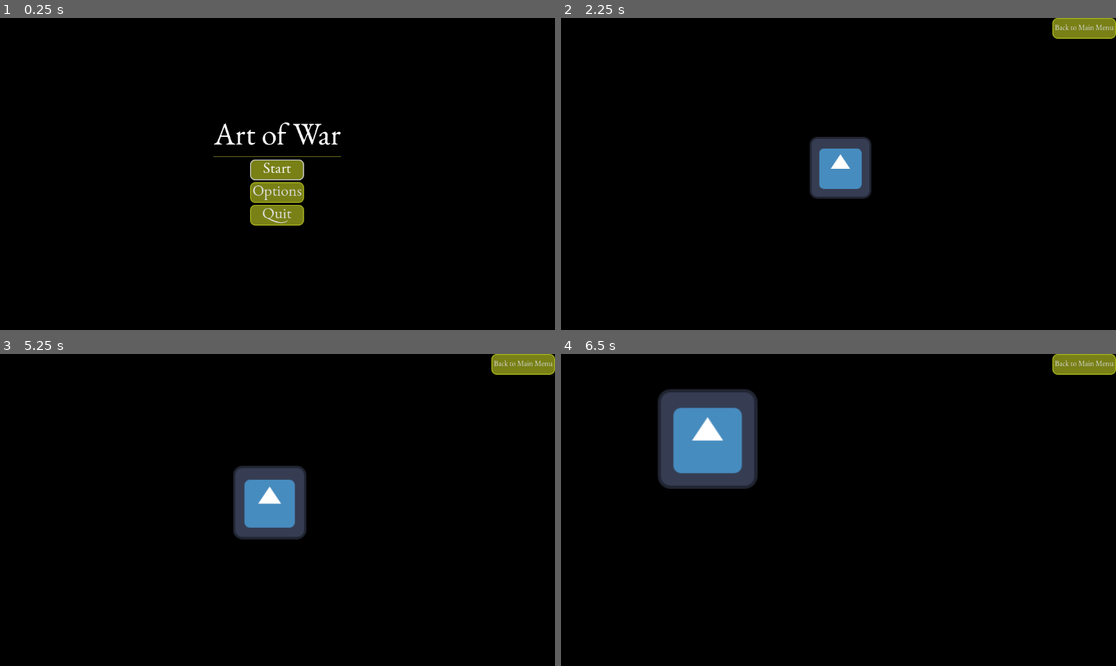
Above: before the commit, frames 1-4 (two rows, left to right).
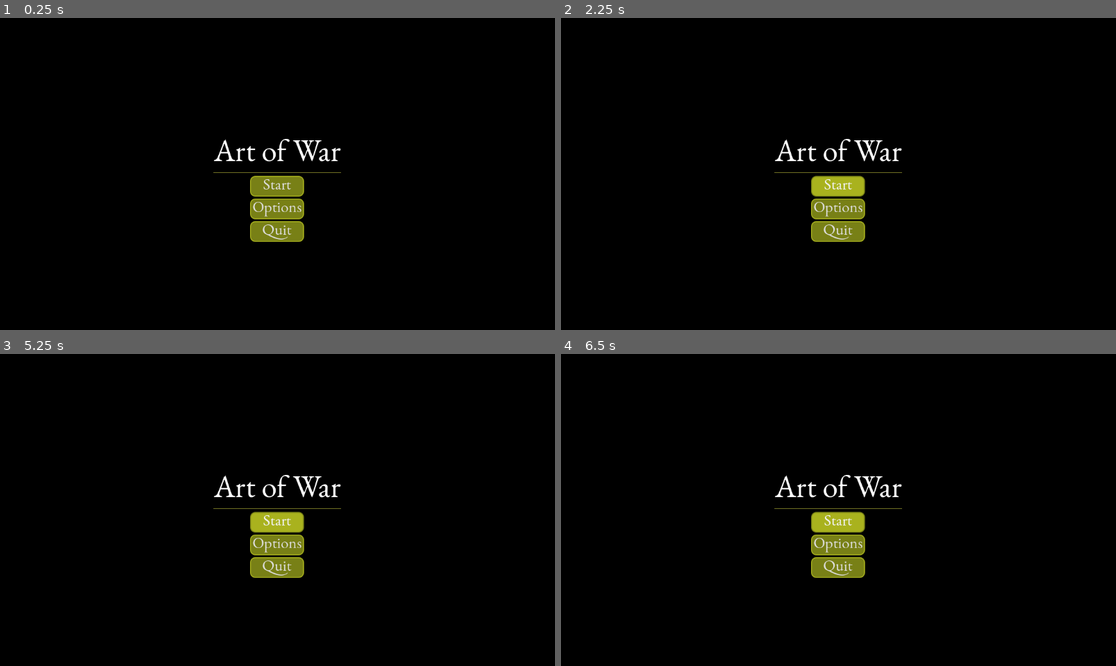
Above: after the commit, the same moments.

Repository: Angel-Entertainment/Art-of-War
Game: Godot game, scene res://scenes/start_menu/start_menu.tscn
Two runs of this game, one before a commit and one after it. Both use one fixed random seed, a clock stepped at 60 frames per second and the inputs below. Before the commit the project starts from res://scenes/start_menu.tscn. The engine's default icon, where the game draws it, is replaced by a stand-in: a white triangle on a blue panel in a dark square.
Inputs (mouse positions are in pixels of both pictures, inside the frame that each line leads up to):
- Up to frame 1 (0.25 s): no input
- Up to frame 2 (2.25 s): click "Options" at 0.5 s; click (838, 42) at 1.25 s, where only the run before the commit has a clickable "Back"; click "Start" at 2 s
- Up to frame 3 (5.25 s): click (277, 522) at 2.75 s, where only the run after the commit has a clickable "Start"; click (521, 363) at 3.5 s, where only the run before the commit has a clickable "Back to Main Menu"; click "Start" at 4.25 s; tap Enter at 5 s; hold D (Right) from 5.03 s (still down); hold E (In) from 5.03 s (still down)
- Up to frame 4 (6.5 s): release D (Right) at 5.78 s; release E (In) at 5.78 s; hold S (Down) from 5.78 s (still down); tap Q (Out) at 5.85 s

The runs differ from the first frame. In frame 1, 2.8% of the frame differs, in the area x 38-62%, y 33-72%; in frame 2, 4.5%; in frame 3, 5.2%; in frame 4, 8.8%, in the area x 17-100%, y 0-72%.

Commit message:
2026-11-06

Diff:
--- a/project.godot
+++ b/project.godot
@@ -15,8 +15,8 @@
 [application]
 
 config/name="Art of War"
-run/main_scene="res://scenes/start_menu.tscn"
-config/features=PackedStringArray("4.6", "Forward Plus")
+run/main_scene="uid://cp180ay3qxfle"
+config/features=PackedStringArray("4.7", "Forward Plus")
 config/icon="res://icon.svg"
 
 [input]
@@ -51,7 +51,3 @@
 "events": [Object(InputEventKey,"resource_local_to_scene":false,"resource_name":"","device":-1,"window_id":0,"alt_press …(192 unchanged characters)…
 ]
 }
-
-[rendering]
-
-environment/defaults/default_clear_color=Color(0, 0, 0, 1)
--- a/scenes/player.tscn
+++ b/scenes/player.tscn
@@ -1,7 +1,7 @@
-[gd_scene load_steps=3 format=3 uid="uid://ccxylv0l6n8og"]
+[gd_scene format=3 uid="uid://ccxylv0l6n8og"]
 
 [ext_resource type="Script" uid="uid://y0fn332yapg7" path="res://scenes/player.gd" id="1_3vyb7"]
-[ext_resource type="Theme" uid="uid://o051ccrleq6l" path="res://assets/ui_theme.tres" id="2_g2els"]
+[ext_resource type="Theme" uid="uid://o051ccrleq6l" path="res://assets/theme.tres" id="2_g2els"]
 
 [node name="Player" type="Node2D"]
 script = ExtResource("1_3vyb7")
--- /dev/null
+++ b/scenes/start_menu/start_menu.tscn
@@ -0,0 +1,61 @@
+[gd_scene format=3 uid="uid://cp180ay3qxfle"]
+
+[ext_resource type="Theme" uid="uid://o051ccrleq6l" path="res://assets/theme.tres" id="1_ces3l"]
+
+[node name="StartMenu" type="Control" unique_id=1825084420]
+layout_mode = 3
+anchors_preset = 15
+anchor_right = 1.0
+anchor_bottom = 1.0
+grow_horizontal = 2
+grow_vertical = 2
+theme = ExtResource("1_ces3l")
+
+[node name="ColorRect" type="ColorRect" parent="." unique_id=1675812126]
+layout_mode = 1
+anchors_preset = 15
+anchor_right = 1.0
+anchor_bottom = 1.0
+grow_horizontal = 2
+grow_vertical = 2
+color = Color(0, 0, 0, 1)
+
+[node name="CenterContainer" type="CenterContainer" parent="." unique_id=58506523]
+layout_mode = 1
+anchors_preset = 15
+anchor_right = 1.0
+anchor_bottom = 1.0
+grow_horizontal = 2
+grow_vertical = 2
+
+[node name="VBoxContainer" type="VBoxContainer" parent="CenterContainer" unique_id=1582606499]
+layout_mode = 2
+
+[node name="Label" type="Label" parent="CenterContainer/VBoxContainer" unique_id=1487376534]
+layout_mode = 2
+theme_override_font_sizes/font_size = 64
+text = "
+Art of War"
+horizontal_alignment = 1
+
+[node name="HSeparator" type="HSeparator" parent="CenterContainer/VBoxContainer" unique_id=984368797]
+layout_mode = 2
+
+[node name="VBoxContainer" type="VBoxContainer" parent="CenterContainer/VBoxContainer" unique_id=1943589343]
+layout_mode = 2
+size_flags_horizontal = 4
+
+[node name="Button" type="Button" parent="CenterContainer/VBoxContainer/VBoxContainer" unique_id=1276466518]
+layout_mode = 2
+theme_override_font_sizes/font_size = 32
+text = "Start"
+
+[node name="Button2" type="Button" parent="CenterContainer/VBoxContainer/VBoxContainer" unique_id=1149192677]
+layout_mode = 2
+theme_override_font_sizes/font_size = 32
+text = "Options"
+
+[node name="Button3" type="Button" parent="CenterContainer/VBoxContainer/VBoxContainer" unique_id=12301046]
+layout_mode = 2
+theme_override_font_sizes/font_size = 32
+text = "Quit"
--- a/scenes/start_menu.tscn
+++ b/scenes/start_menu_old.tscn
@@ -1,12 +1,12 @@
-[gd_scene load_steps=6 format=3 uid="uid://b4j5021o6226g"]
+[gd_scene format=3 uid="uid://b4j5021o6226g"]
 
 [ext_resource type="Theme" uid="uid://bqdlrva7m61as" path="res://assets/start_menu_theme.tres" id="1_mqxaq"]
-[ext_resource type="Script" uid="uid://c07c8wr0dums" path="res://scenes/start_menu.gd" id="2_ueh08"]
+[ext_resource type="Script" uid="uid://c07c8wr0dums" path="res://scenes/start_menu_old.gd" id="2_ueh08"]
 [ext_resource type="AudioStream" uid="uid://1ygg55rx116e" path="res://assets/snap.ogg" id="3_h61rw"]
 [ext_resource type="Script" uid="uid://dj0mt5osr1fa5" path="res://scenes/snap_audio_stream_player.gd" id="4_fcv5n"]
 [ext_resource type="Script" uid="uid://q3d4co58j5bm" path="res://scenes/start_button.gd" id="5_fcv5n"]
 
-[node name="StartMenu" type="CenterContainer"]
+[node name="CentreBox" type="CenterContainer" unique_id=1524817663]
 anchors_preset = 15
 anchor_right = 1.0
 anchor_bottom = 1.0
@@ -16,32 +16,32 @@
 script = ExtResource("2_ueh08")
 metadata/_edit_lock_ = true
 
-[node name="SnapAudioStreamPlayer" type="AudioStreamPlayer" parent="."]
+[node name="SnapAudioStreamPlayer" type="AudioStreamPlayer" parent="." unique_id=878117572]
 stream = ExtResource("3_h61rw")
 script = ExtResource("4_fcv5n")
 
-[node name="VBoxContainer" type="VBoxContainer" parent="."]
+[node name="VBoxContainer" type="VBoxContainer" parent="." unique_id=1177406728]
 layout_mode = 2
 
-[node name="GameNameLabel" type="Label" parent="VBoxContainer"]
+[node name="GameNameLabel" type="Label" parent="VBoxContainer" unique_id=1746692734]
 layout_mode = 2
 text = "Art of War"
 
-[node name="HSeparator" type="HSeparator" parent="VBoxContainer"]
+[node name="HSeparator" type="HSeparator" parent="VBoxContainer" unique_id=1631459766]
 layout_mode = 2
 
-[node name="VBoxContainer" type="VBoxContainer" parent="VBoxContainer"]
+[node name="VBoxContainer" type="VBoxContainer" parent="VBoxContainer" unique_id=782714925]
 layout_mode = 2
 size_flags_horizontal = 4
 
-[node name="StartButton" type="Button" parent="VBoxContainer/VBoxContainer"]
+[node name="StartButton" type="Button" parent="VBoxContainer/VBoxContainer" unique_id=719058762]
 layout_mode = 2
 focus_neighbor_bottom = NodePath("../OptionsButton")
 focus_next = NodePath("../OptionsButton")
 text = "Start"
 script = ExtResource("5_fcv5n")
 
-[node name="OptionsButton" type="Button" parent="VBoxContainer/VBoxContainer"]
+[node name="OptionsButton" type="Button" parent="VBoxContainer/VBoxContainer" unique_id=69332803]
 layout_mode = 2
 focus_neighbor_top = NodePath("../StartButton")
 focus_neighbor_bottom = NodePath("../QuitButton")
@@ -49,7 +49,7 @@
 focus_previous = NodePath("../StartButton")
 text = "Options"
 
-[node name="QuitButton" type="Button" parent="VBoxContainer/VBoxContainer"]
+[node name="QuitButton" type="Button" parent="VBoxContainer/VBoxContainer" unique_id=1680177098]
 layout_mode = 2
 focus_neighbor_top = NodePath("../OptionsButton")
 focus_previous = NodePath("../OptionsButton")
Not shown, changed: assets/EBGaramond-0.016/otf/EBGaramond-Initials.otf.import
Not shown, changed: assets/EBGaramond-0.016/otf/EBGaramond-InitialsF1.otf.import
Not shown, changed: assets/EBGaramond-0.016/otf/EBGaramond-InitialsF2.otf.import
Not shown, changed: assets/EBGaramond-0.016/otf/EBGaramond08-Italic.otf.import
Not shown, changed: assets/EBGaramond-0.016/otf/EBGaramond08-Regular.otf.import
Not shown, changed: assets/EBGaramond-0.016/otf/EBGaramond12-AllSC.otf.import
Not shown, changed: assets/EBGaramond-0.016/otf/EBGaramond12-Italic.otf.import
Not shown, changed: assets/EBGaramond-0.016/otf/EBGaramond12-Regular.otf.import
Not shown, changed: assets/EBGaramond-0.016/otf/EBGaramondSC08-Regular.otf.import
Not shown, changed: assets/EBGaramond-0.016/otf/EBGaramondSC12-Regular.otf.import
Not shown, changed: assets/EBGaramond-0.016/ttf/EBGaramond-Initials.ttf.import
Not shown, changed: assets/EBGaramond-0.016/ttf/EBGaramond-InitialsF1.ttf.import
(and 10 more such lines)
